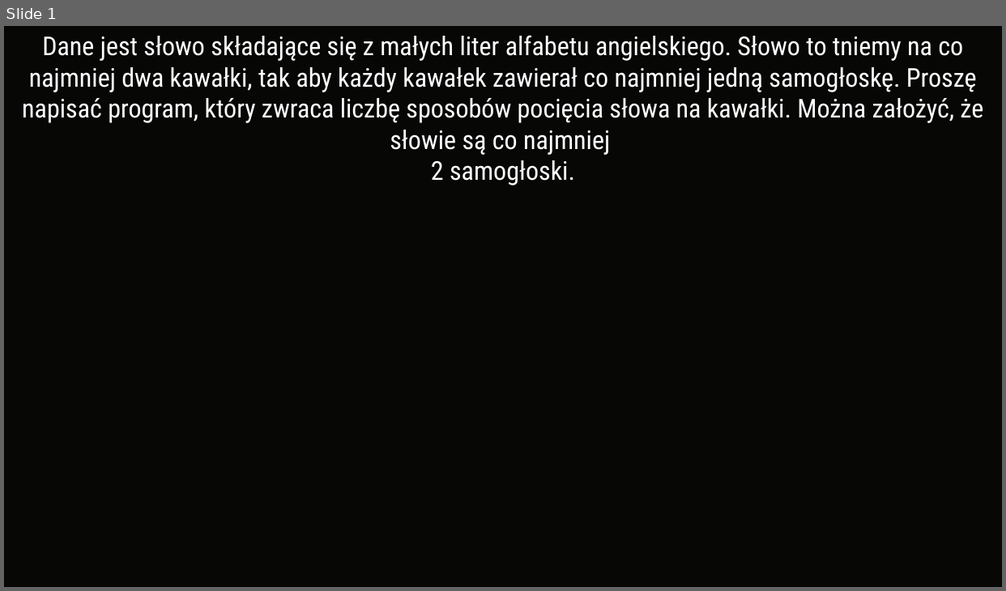
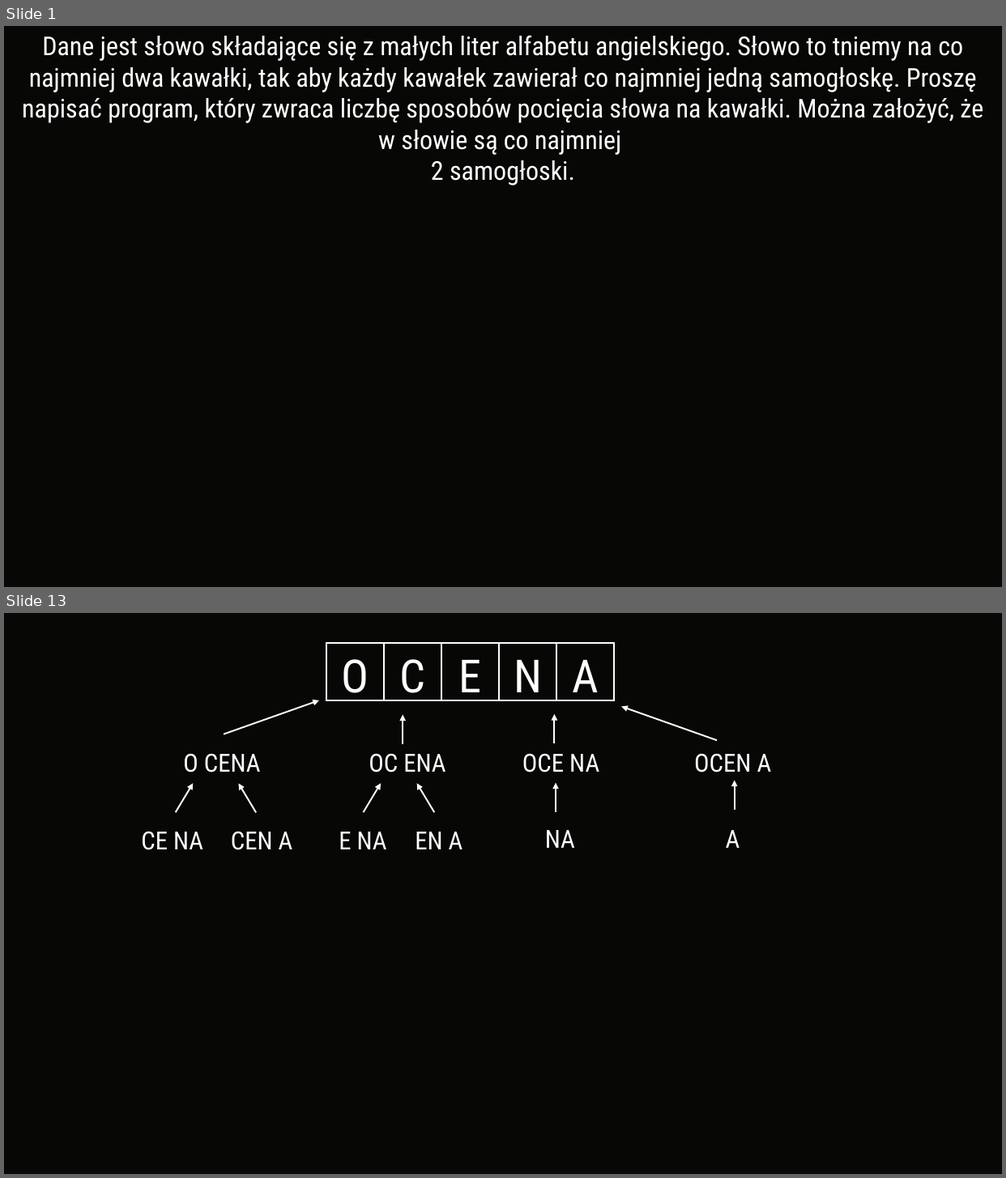
Before and after one commit to Grzeslaw115/ODI, a slide deck: 2023-24/Etap I/Prezentacje/zadanie3.pptx. Shown one above the other, each under a label of ours: slide 1 before the commit, slides 1 and 13 after it; the slides between them are not shown. The pictures are 1006x591 and 1006x1178 pixels, drawn with LibreOffice and Linux fonts; fonts in the diff are those of the drawing. Boxes give left, top, right and bottom in pixels: in the first picture for what was removed or moved away, otherwise in the second. Text is boxed around its words. In the diff, an @@ line names an element or a change of style, - is before the commit and + after.

```diff
--- a/2023-24/Etap I/Prezentacje/zadanie3.pptx
+++ b/2023-24/Etap I/Prezentacje/zadanie3.pptx
@@ slide 13 added at (x1=4, y1=613, x2=1002, y2=1174), background #070706 @@
@@ rectangle added at (x1=326, y1=643, x2=385, y2=700), outline #FFFFFF 1.5 pt @@
@@ text added at (x1=342, y1=659, x2=369, y2=701), 44 pt, text #FFFFFF @@
+O
@@ rectangle added at (x1=385, y1=643, x2=442, y2=700), outline #FFFFFF 1.5 pt @@
@@ text added at (x1=400, y1=659, x2=426, y2=701), 44 pt, text #FFFFFF @@
+C
@@ rectangle added at (x1=442, y1=643, x2=500, y2=700), outline #FFFFFF 1.5 pt @@
@@ text added at (x1=459, y1=660, x2=482, y2=701), 44 pt, text #FFFFFF @@
+E
@@ rectangle added at (x1=499, y1=643, x2=556, y2=700), outline #FFFFFF 1.5 pt @@
@@ text added at (x1=513, y1=660, x2=542, y2=701), 44 pt, text #FFFFFF @@
+N
@@ rectangle added at (x1=556, y1=643, x2=614, y2=700), outline #FFFFFF 1.5 pt @@
@@ text added at (x1=572, y1=660, x2=599, y2=701), 44 pt, text #FFFFFF @@
+A
@@ arrow added from (224, 735) to (319, 700), #FFFFFF 1.5 pt @@
@@ arrow added from (717, 740) to (621, 707), #FFFFFF 1.5 pt @@
@@ arrow added from (403, 744) to (403, 715), #FFFFFF 1.5 pt @@
@@ arrow added from (554, 744) to (554, 714), #FFFFFF 1.5 pt @@
@@ text added at (x1=183, y1=753, x2=261, y2=773), 24 pt, text #FFFFFF @@
+O CENA
@@ text added at (x1=368, y1=753, x2=445, y2=773), 24 pt, text #FFFFFF @@
+OC ENA
@@ text added at (x1=522, y1=753, x2=599, y2=773), 24 pt, text #FFFFFF @@
+OCE NA
@@ text added at (x1=694, y1=753, x2=772, y2=773), 24 pt, text #FFFFFF @@
+OCEN A
@@ arrow added from (735, 810) to (735, 781), #FFFFFF 1.5 pt @@
@@ arrow added from (176, 813) to (193, 784), #FFFFFF 1.5 pt @@
@@ arrow added from (256, 813) to (238, 784), #FFFFFF 1.5 pt @@
@@ arrow added from (364, 813) to (381, 784), #FFFFFF 1.5 pt @@
@@ arrow added from (434, 813) to (417, 784), #FFFFFF 1.5 pt @@
@@ arrow added from (556, 813) to (556, 783), #FFFFFF 1.5 pt @@
@@ text added at (x1=141, y1=831, x2=203, y2=850), 24 pt, text #FFFFFF @@
+CE NA
@@ text added at (x1=231, y1=831, x2=293, y2=850), 24 pt, text #FFFFFF @@
+CEN A
@@ text added at (x1=545, y1=830, x2=575, y2=848), 24 pt, text #FFFFFF @@
+NA
@@ text added at (x1=726, y1=830, x2=740, y2=848), 24 pt, text #FFFFFF @@
+A
@@ text added at (x1=339, y1=832, x2=387, y2=850), 24 pt, text #FFFFFF @@
+E NA
@@ text added at (x1=415, y1=832, x2=463, y2=850), 24 pt, text #FFFFFF @@
+EN A
@@ slide 1 changed as well @@
@@ text at (x1=22, y1=35, x2=983, y2=155): text changed @@
-Dane jest słowo składające się z małych liter alfabetu angielskiego. Słowo to tniemy na co najmniej dwa kawałki, tak aby każdy kawałek zawierał co najmniej jedną samogłoskę. Proszę napisać program, który zwraca liczbę sposobów pocięcia słowa na kawałki. Można założyć, że słowie są co najmniej
+Dane jest słowo składające się z małych liter alfabetu angielskiego. Słowo to tniemy na co najmniej dwa kawałki, tak aby każdy kawałek zawierał co najmniej jedną samogłoskę. Proszę napisać program, który zwraca liczbę sposobów pocięcia słowa na kawałki. Można założyć, że w słowie są co najmniej
```
Also in this commit, not shown: 8 other slides changed, 13 other slides added, 23 slides removed, 8 other files.
